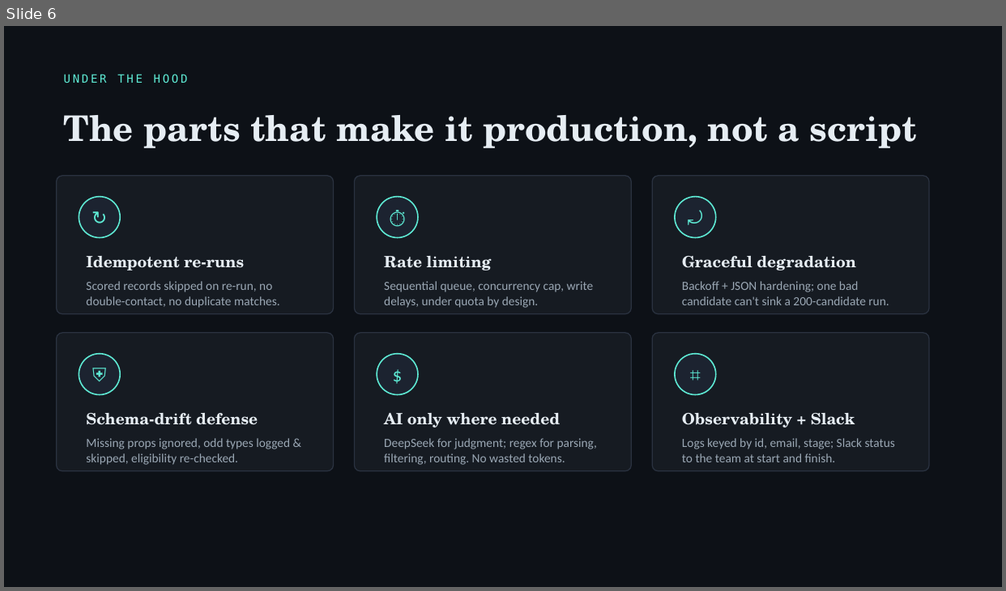
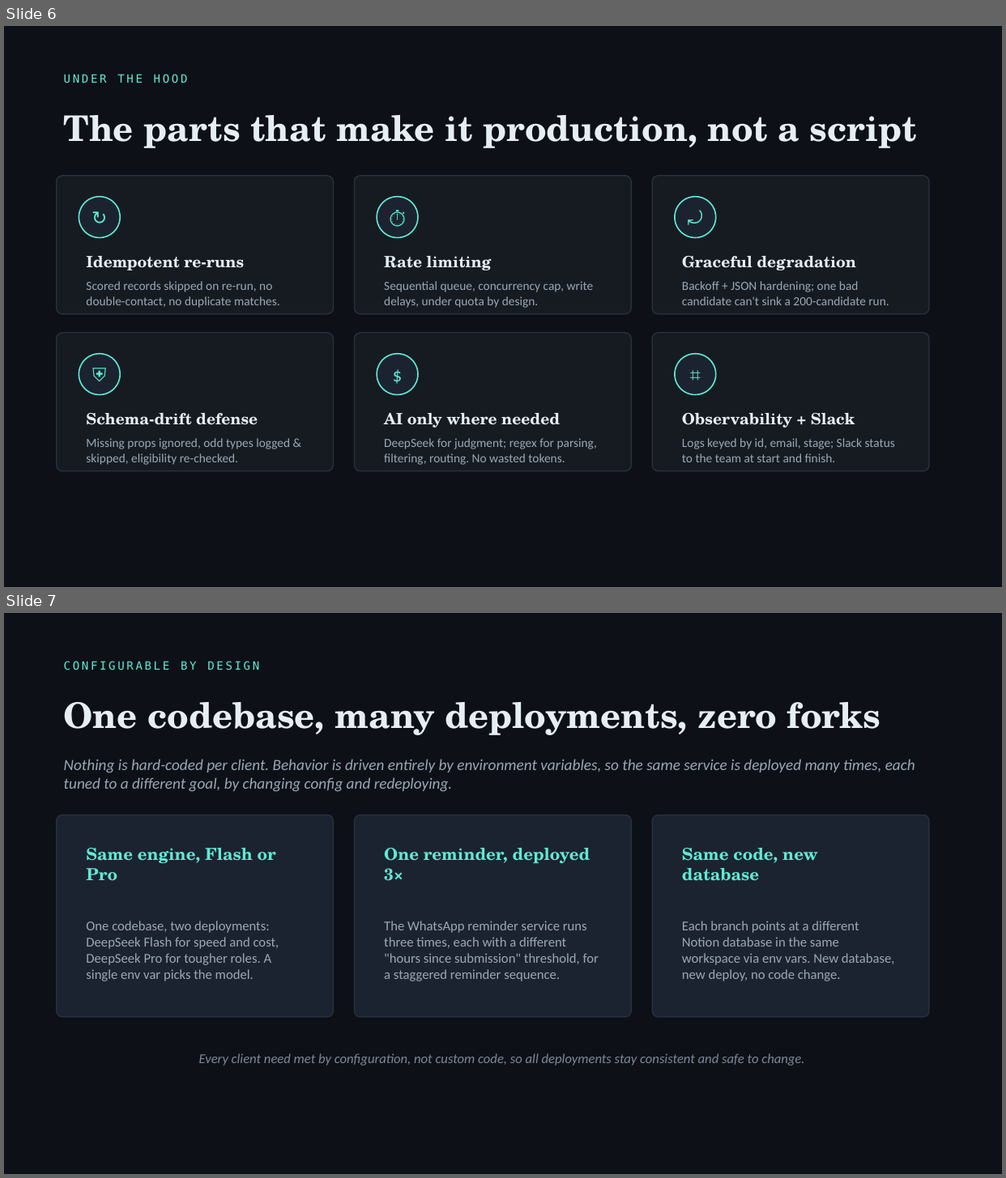
Before and after one commit to Wessam-Mandour/Wessam-Mandour.github.io, a slide deck: deck/AI-Recruiting-Automation-Portfolio.pptx. Shown one above the other, each under a label of ours: slide 6 before the commit, slides 6 and 7 after it. The pictures are 1006x591 and 1006x1178 pixels, drawn with LibreOffice and Linux fonts; fonts in the diff are those of the drawing. Boxes give left, top, right and bottom in pixels: in the first picture for what was removed or moved away, otherwise in the second. Text is boxed around its words. In the diff, an @@ line names an element or a change of style, - is before the commit and + after.

Commit message:
Clarify webhook+cron triggers and env-var deployment model (Flash/Pro, 3x reminders); add Configurable by Design section/slide

```diff
--- a/deck/AI-Recruiting-Automation-Portfolio.pptx
+++ b/deck/AI-Recruiting-Automation-Portfolio.pptx
@@ slide 7 added at <box>4,613,1002,1174</box>, background #0D1117 @@
@@ text added at <box>64,661,259,670</box>, 11 pt, text #5EEAD4 @@
+CONFIGURABLE BY DESIGN
@@ text added at <box>64,702,881,735</box>, 34 pt, text #E6EDF3, bold @@
+One codebase, many deployments, zero forks
@@ text added at <box>64,759,915,792</box>, 15 pt, text #9AA7B4, italic @@
+Nothing is hard-coded per client. Behavior is driven entirely by environment variables, so the same service is deployed many times, each tuned to a different goal, by changing config and redeploying.
@@ rounded rectangle added at <box>57,815,334,1017</box>, fill #1C2330, outline #2A3240 1 pt @@
@@ rounded rectangle added at <box>355,815,632,1017</box>, fill #1C2330, outline #2A3240 1 pt @@
@@ rounded rectangle added at <box>652,815,929,1017</box>, fill #1C2330, outline #2A3240 1 pt @@
@@ text added at <box>86,848,276,881</box>, 16 pt, text #5EEAD4, bold @@
+Same engine, Flash or Pro
@@ text added at <box>384,848,590,881</box>, 16 pt, text #5EEAD4, bold @@
+One reminder, deployed 3×
@@ text added at <box>682,848,818,881</box>, 16 pt, text #5EEAD4, bold @@
+Same code, new database
@@ text added at <box>86,921,279,982</box>, 13 pt, text #9AA7B4 @@
+One codebase, two deployments: DeepSeek Flash for speed and cost, DeepSeek Pro for tougher roles. A single env var picks the model.
@@ text added at <box>384,921,599,982</box>, 13 pt, text #9AA7B4 @@
+The WhatsApp reminder service runs three times, each with a different "hours since submission" threshold, for a staggered reminder sequence.
@@ text added at <box>682,921,895,982</box>, 13 pt, text #9AA7B4 @@
+Each branch points at a different Notion database in the same workspace via env vars. New database, new deploy, no code change.
@@ text added at <box>199,1054,804,1066</box>, 13 pt, text #7D8896, italic @@
+Every client need met by configuration, not custom code, so all deployments stay consistent and safe to change.
```
Also in this commit, not shown: 1 slide changed, 4 other files.
